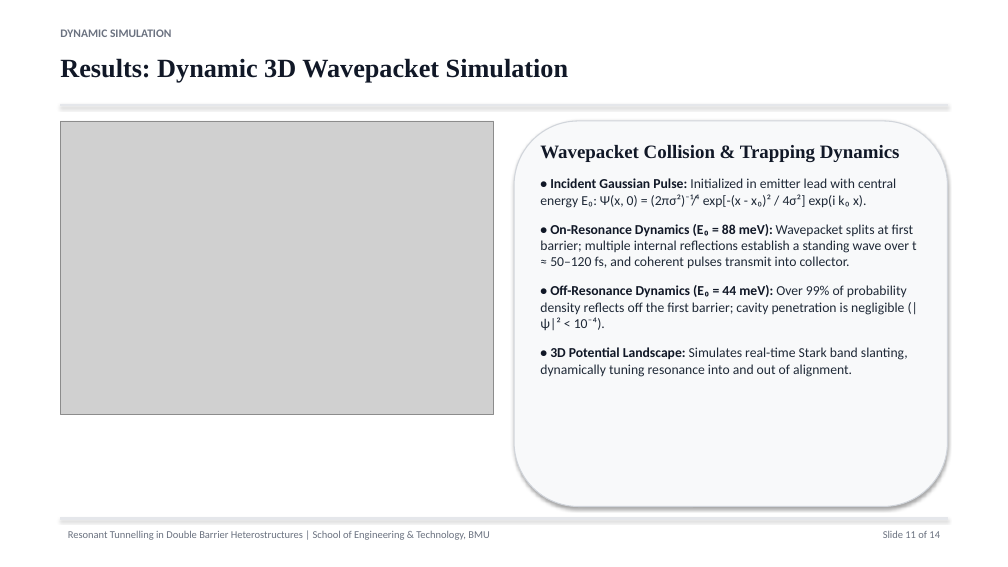
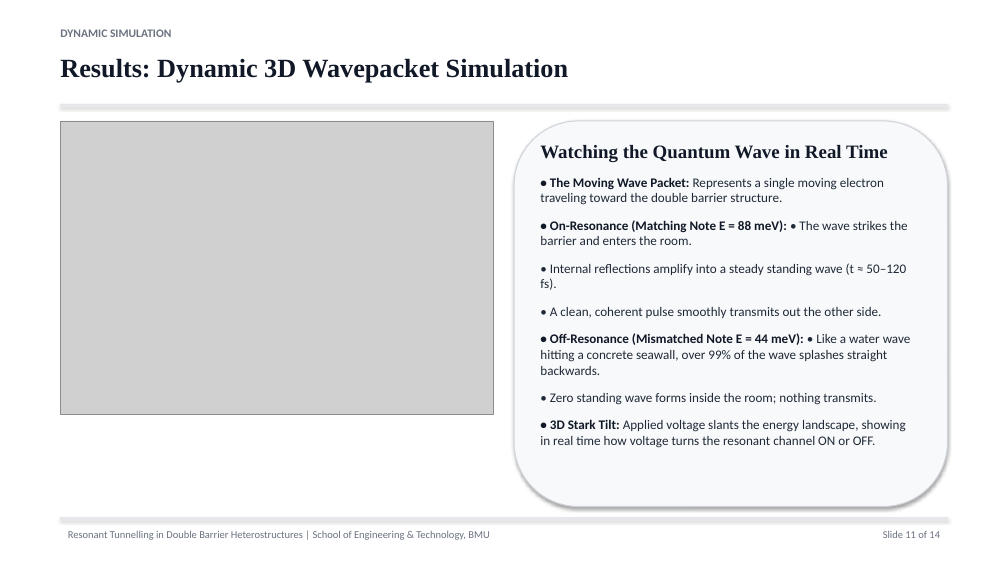
Before and after one commit to Anantgoel2005/double-barrier-simulation, a slide deck: slide 11 of Resonant_Tunnelling_Presentation.pptx. Drawn at 1008x567 pixels with LibreOffice and Linux fonts; fonts in the diff are those of the drawing; grey boxes stand for pictures. Boxes give left, top, right and bottom in pixels: in the first picture for what was removed or moved away, otherwise in the second. Text is boxed around its words. In the diff, an @@ line names an element or a change of style, - is before the commit and + after.

```diff
--- a/Resonant_Tunnelling_Presentation.pptx
+++ b/Resonant_Tunnelling_Presentation.pptx
@@ text at [540,145,911,448]: text changed; size 13 to 12.5 pt @@
-Wavepacket Collision & Trapping Dynamics
-• Incident Gaussian Pulse: Initialized in emitter lead with central energy E₀: Ψ(x, 0) = (2πσ²)⁻¹/⁴ exp[-(x - x₀)² / 4σ²] exp(i k₀ x).
-• On-Resonance Dynamics (E₀ = 88 meV): Wavepacket splits at first barrier; multiple internal reflections establish a standing wave over t ≈ 50–120 fs, and coherent pulses transmit into collector.
-• Off-Resonance Dynamics (E₀ = 44 meV): Over 99% of probability density reflects off the first barrier; cavity penetration is negligible (|ψ|² < 10⁻⁴).
-• 3D Potential Landscape: Simulates real-time Stark band slanting, dynamically tuning resonance into and out of alignment.
+Watching the Quantum Wave in Real Time
+• The Moving Wave Packet: Represents a single moving electron traveling toward the double barrier structure.
+• On-Resonance (Matching Note E = 88 meV): • The wave strikes the barrier and enters the room.
+• Internal reflections amplify into a steady standing wave (t ≈ 50–120 fs).
+• A clean, coherent pulse smoothly transmits out the other side.
+• Off-Resonance (Mismatched Note E = 44 meV): • Like a water wave hitting a concrete seawall, over 99% of the wave splashes straight backwards.
+• Zero standing wave forms inside the room; nothing transmits.
+• 3D Stark Tilt: Applied voltage slants the energy landscape, showing in real time how voltage turns the resonant channel ON or OFF.
```
Also in this commit, not shown: 12 other slides changed, 5 other files.
